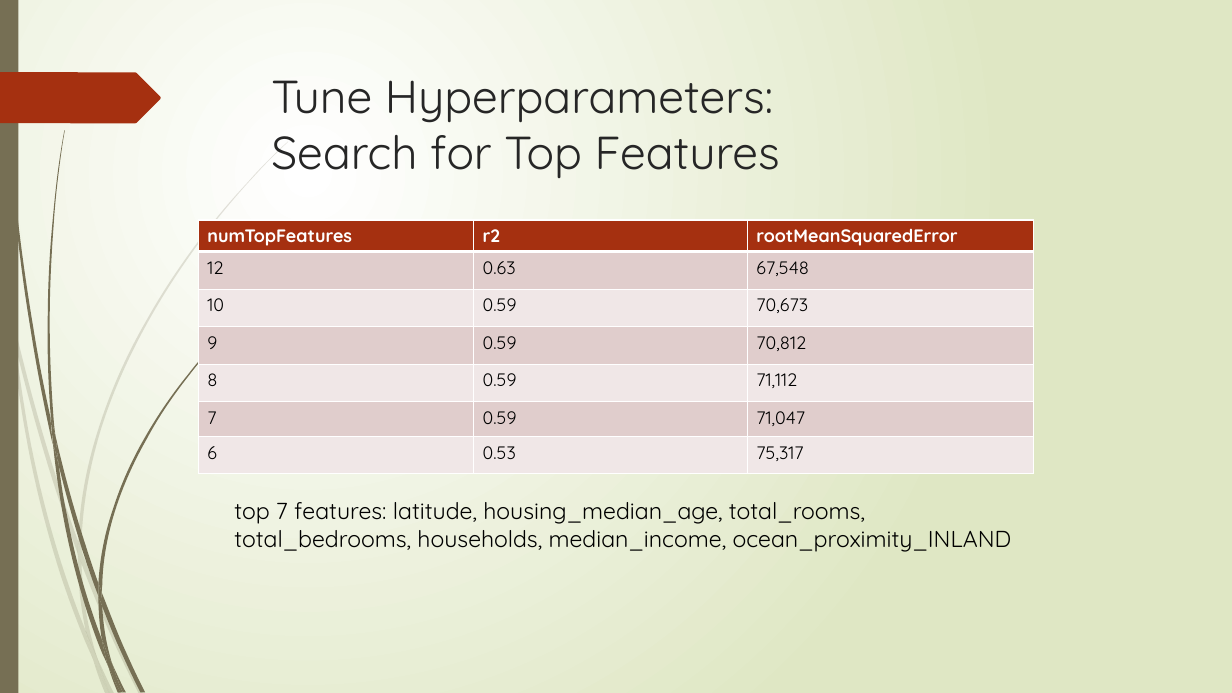
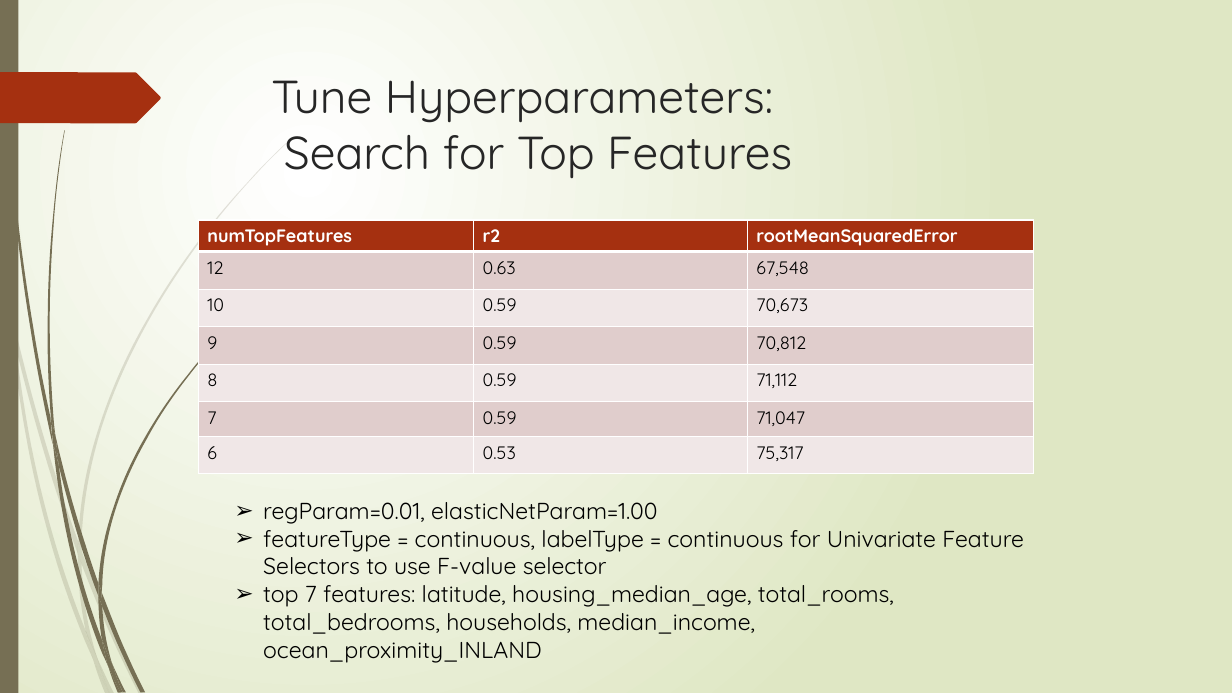
Before and after one commit to Flying-Bananasuar/MachineLearning, a slide deck: slide 15 of Predicting California Housing Price.pptx (slide 18 before the commit). Drawn at 1232x693 pixels with LibreOffice and Linux fonts; fonts in the diff are those of the drawing. Boxes give left, top, right and bottom in pixels: in the first picture for what was removed or moved away, otherwise in the second. Text is boxed around its words. In the diff, an @@ line names an element or a change of style, - is before the commit and + after.

```diff
--- a/Predicting California Housing Price.pptx
+++ b/Predicting California Housing Price.pptx
@@ title "Tune Hyperparameters: Search for Top ..." rewrapped from (271,80,780,178) to (271,80,792,178) @@
@@ text at (263,502,1024,575): paragraphs added @@
+➢ regParam=0.01, elasticNetParam=1.00
+➢ featureType = continuous, labelType = continuous for Univariate Feature Selectors to use F-value selector
@@ text at (263,585,894,663): bullet none to ➢ @@
```
Also in this commit, not shown: 16 other slides changed, 2 slides removed.
